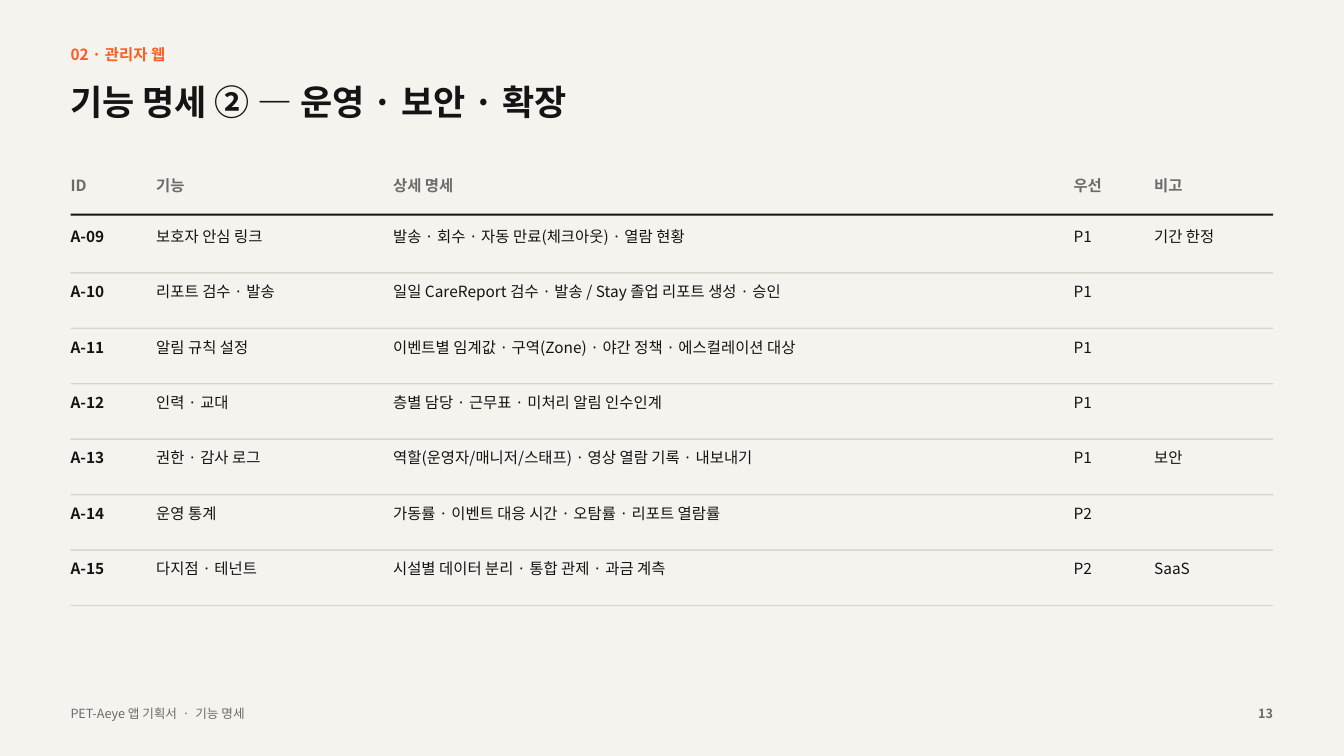
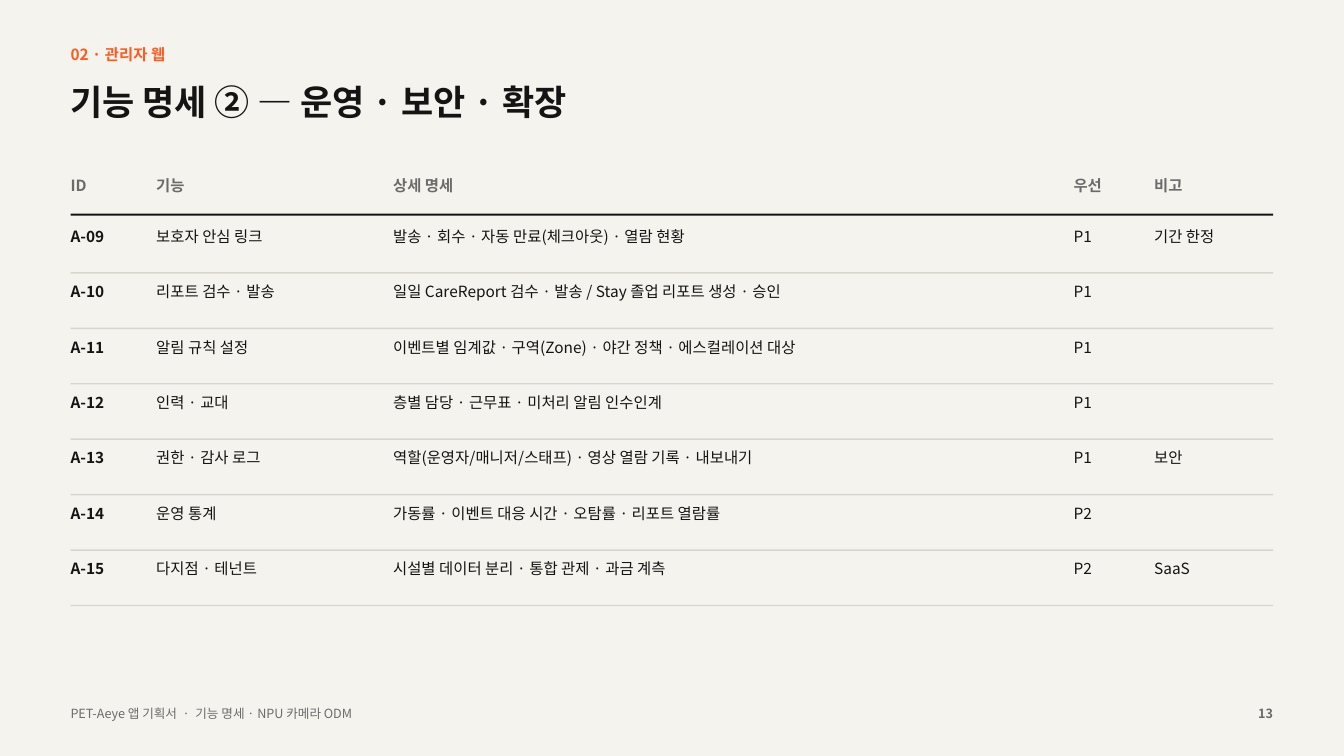
Before and after one commit to kurtkorea/pet-teamjang, a slide deck: slide 13 of doc/PLAN_PET-Aeye_apps_spec_v0.2.pptx. Drawn at 1344x756 pixels with LibreOffice and Linux fonts; fonts in the diff are those of the drawing. Boxes give left, top, right and bottom in pixels: in the first picture for what was removed or moved away, otherwise in the second. Text is boxed around its words. In the diff, an @@ line names an element or a change of style, - is before the commit and + after.

```diff
--- a/doc/PLAN_PET-Aeye_apps_spec_v0.2.pptx
+++ b/doc/PLAN_PET-Aeye_apps_spec_v0.2.pptx
@@ text at [71, 707, 352, 721]: text changed @@
-PET-Aeye 앱 기획서 · 기능 명세
+PET-Aeye 앱 기획서 · 기능 명세 · NPU 카메라 ODM
```
Also in this commit, not shown: 30 other slides changed, 8 slides added, 27 other files.
